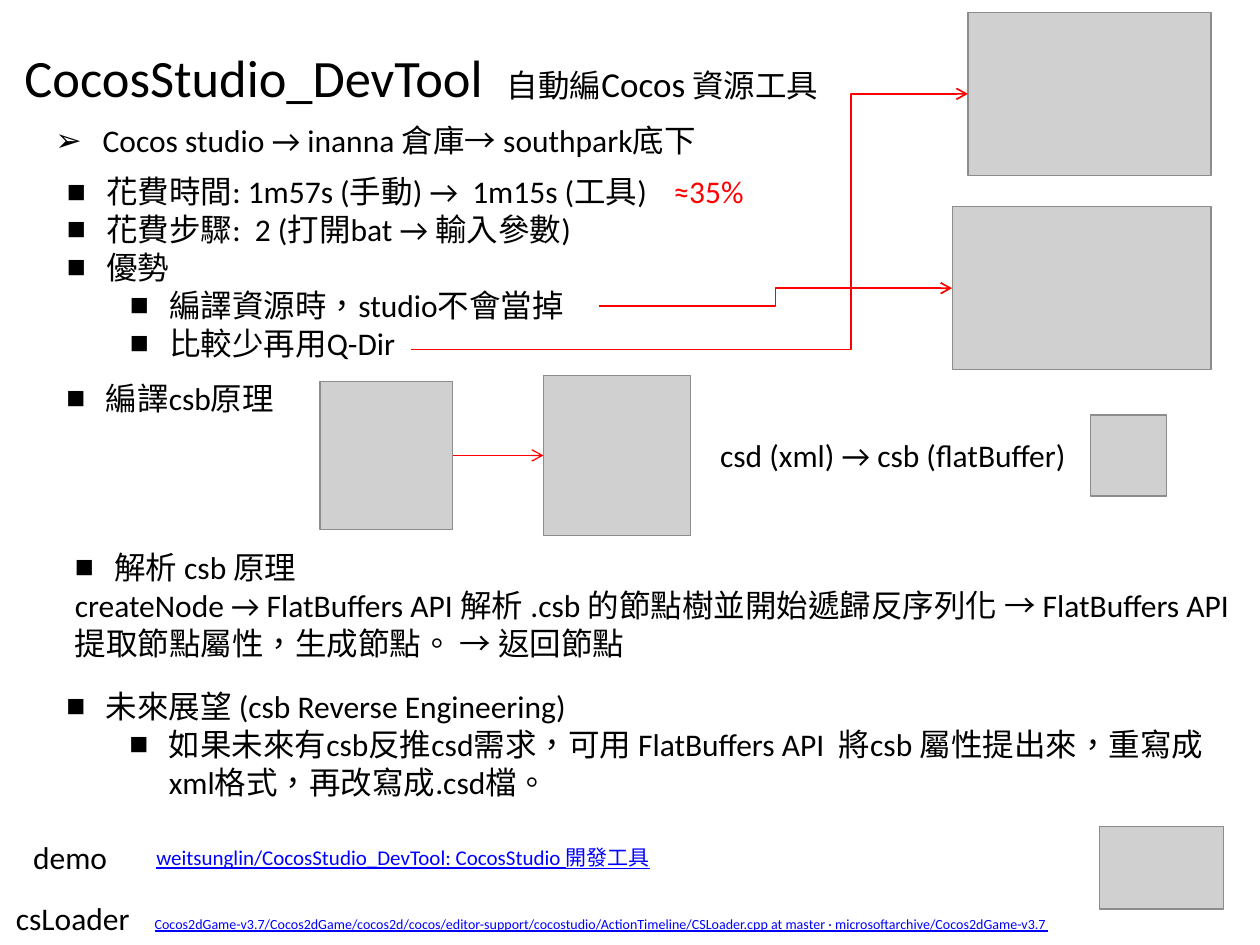
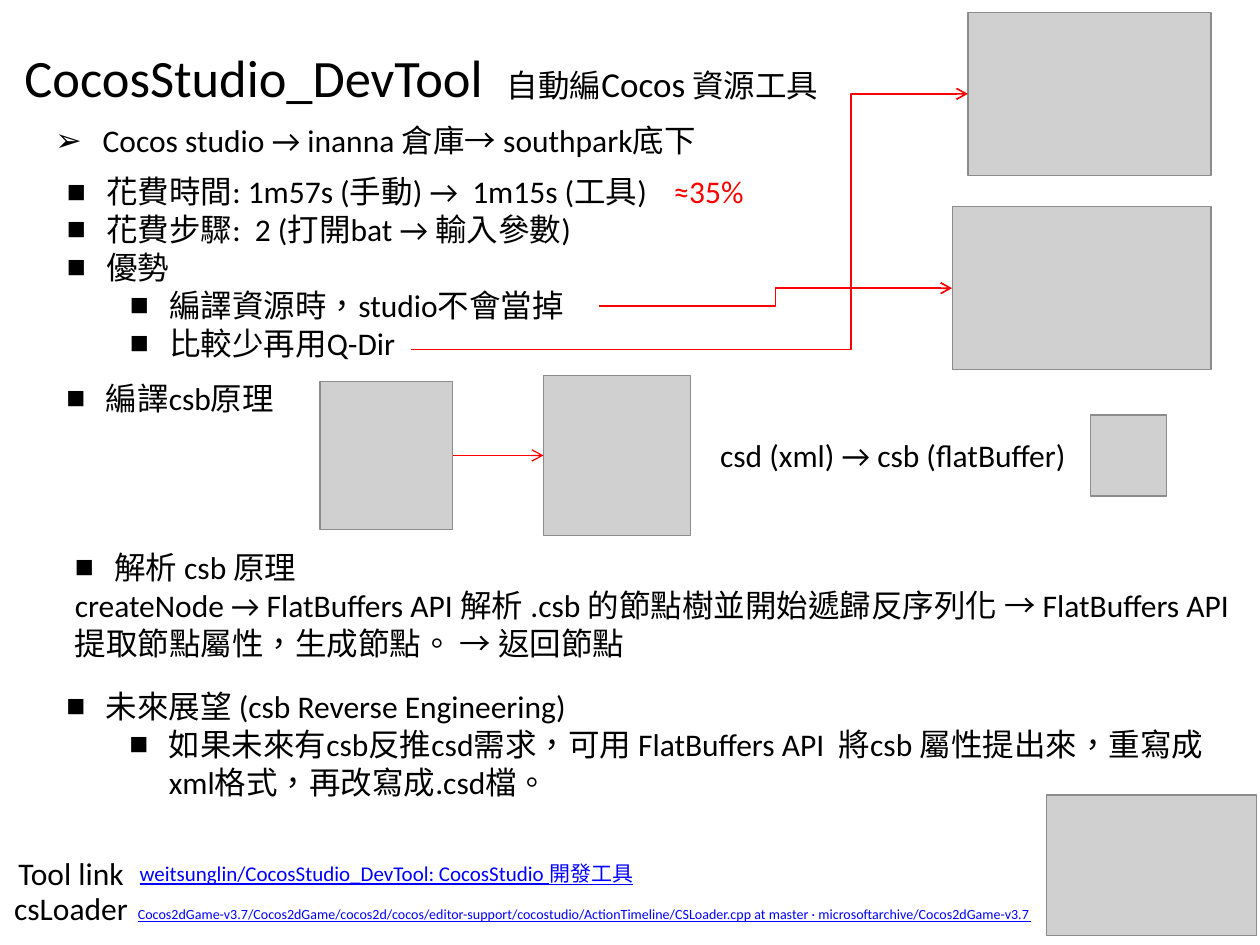
Before and after one commit to weitsunglin/CocosStudioDevTool, a slide deck: slide 1 of CocosStudio_DevTool.pptx. Drawn at 1260x945 pixels with LibreOffice and Linux fonts; fonts in the diff are those of the drawing; grey boxes stand for pictures. Boxes give left, top, right and bottom in pixels: in the first picture for what was removed or moved away, otherwise in the second. Text is boxed around its words. In the diff, an @@ line names an element or a change of style, - is before the commit and + after.

Commit message:
up

```diff
--- a/CocosStudio_DevTool.pptx
+++ b/CocosStudio_DevTool.pptx
@@ picture: place and size @@
-picture at (1100,827,1223,910)
+picture at (1047,795,1257,936)
@@ text at (18,863,123,886): text changed @@
-demo
+Tool link
@@ text "weitsunglin/CocosStudio_DevTool: CocosStudio 開發工具": place and size @@
-text "weitsunglin/CocosStudio_DevTool: CocosStudio 開發工具" at (156,847,650,869)
+text "weitsunglin/CocosStudio_DevTool: CocosStudio 開發工具" at (140,863,633,885)
@@ text "csLoader": place and size @@
-text "csLoader" at (16,908,130,931)
+text "csLoader" at (14,898,128,921)
@@ text "Cocos2dGame-v3.7/Cocos2dGame/cocos2d/cocos/editor-support/co ...": place and size @@
-text "Cocos2dGame-v3.7/Cocos2dGame/cocos2d/cocos/editor-support/co ..." at (155,919,1045,932)
+text "Cocos2dGame-v3.7/Cocos2dGame/cocos2d/cocos/editor-support/co ..." at (138,909,1028,922)
```
